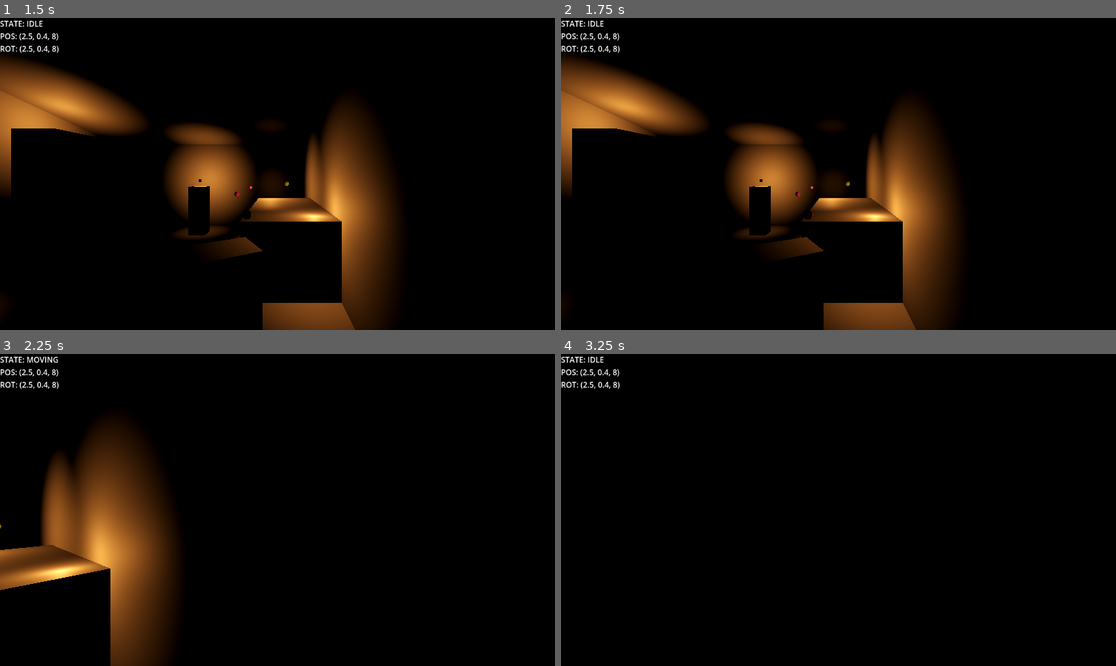
Above: before the commit, frames 1-4 (two rows, left to right).
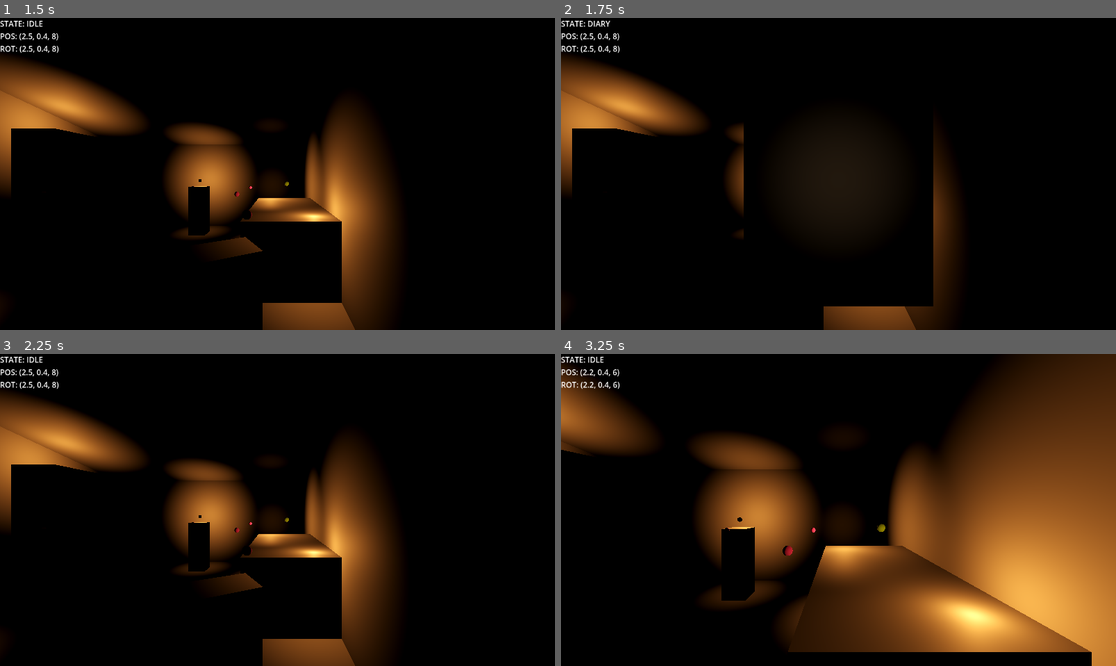
Above: after the commit, the same moments.

Repository: DeepRestGames/shadow-and-alchemy
Game: Godot game, scene res://Scenes/MainScene_Prototype01.tscn
Same seed, same stepped clock (60 frames per second), same inputs: the game is played once before the commit and once after it.
Inputs (mouse positions are in pixels of both pictures, inside the frame that each line leads up to):
- Up to frame 1 (1.5 s): tap Enter at 0.5 s; move the mouse to (399, 158) at 0.52 s; hold D (turn_right) 0.53-1.28 s; tap P (open_diary, bound only after the commit) at 0.6 s; tap Space at 1.25 s; move the mouse to (166, 189) at 1.27 s; hold S (move_backward) from 1.28 s (still down); click (166, 189) at 1.35 s
- Up to frame 2 (1.75 s): keep holding S (move_backward); tap P (open_diary, bound only after the commit) at 1.55 s
- Up to frame 3 (2.25 s): tap Enter at 2 s; move the mouse to (333, 441) at 2.02 s; release S (move_backward) at 2.03 s; hold D (turn_right) from 2.03 s (still down); tap P (open_diary, bound only after the commit) at 2.1 s
- Up to frame 4 (3.25 s): tap Space at 2.75 s; move the mouse to (810, 572) at 2.77 s; release D (turn_right) at 2.78 s; hold W (move_forward) from 2.78 s (still down); tap P (open_diary, bound only after the commit) at 2.85 s

Frame 1 is identical in both runs. In frame 2, 11% of the frame differs, in the area x 5-68%, y 0-93%; in frame 3, 31%; in frame 4, 51%, in the area x 0-100%, y 0-100%.

Commit message:
Diary base

Diff:
--- /dev/null
+++ b/Scenes/Diary.tscn
@@ -0,0 +1,27 @@
+[gd_scene load_steps=4 format=3 uid="uid://duhgac42d8866"]
+
+[ext_resource type="Texture2D" uid="uid://bjh1mmn78qru8" path="res://Assets/2D/Decals/text.jpg" id="1_eoisk"]
+
+[sub_resource type="StandardMaterial3D" id="StandardMaterial3D_c3jg0"]
+albedo_color = Color(0.305882, 0.231373, 0.141176, 1)
+
+[sub_resource type="BoxMesh" id="BoxMesh_wk70x"]
+material = SubResource("StandardMaterial3D_c3jg0")
+size = Vector3(0.75, 0.2, 1)
+
+[node name="Diary" type="Node3D"]
+transform = Transform3D(1, 0, 0, 0, -4.37114e-08, 1, 0, -1, -4.37114e-08, 0, 0, 0)
+
+[node name="Book" type="MeshInstance3D" parent="."]
+mesh = SubResource("BoxMesh_wk70x")
+
+[node name="Decal" type="Decal" parent="Book"]
+transform = Transform3D(1, 0, 0, 0, 1, 0, 0, 0, 1, 0, 0.0952561, 0)
+size = Vector3(2, 0.0283203, 2)
+texture_albedo = ExtResource("1_eoisk")
+
+[node name="DiaryLight" type="SpotLight3D" parent="."]
+transform = Transform3D(1, 0, 0, 0, -4.37114e-08, 1, 0, -1, -4.37114e-08, 0, 1.29675, -6.23982e-08)
+light_energy = 5.0
+spot_range = 1.25825
+spot_angle = 35.3719
--- a/Scenes/Player.tscn
+++ b/Scenes/Player.tscn
@@ -1,6 +1,7 @@
-[gd_scene load_steps=2 format=3 uid="uid://d1ngk84wlraoa"]
+[gd_scene load_steps=3 format=3 uid="uid://d1ngk84wlraoa"]
 
 [ext_resource type="Script" path="res://Scripts/Player.gd" id="1_h2fim"]
+[ext_resource type="PackedScene" uid="uid://duhgac42d8866" path="res://Scenes/Diary.tscn" id="2_svcux"]
 
 [node name="Player" type="Node3D"]
 script = ExtResource("1_h2fim")
@@ -11,3 +12,6 @@
 [node name="DEBUG_UI" type="Label" parent="."]
 offset_right = 40.0
 offset_bottom = 40.0
+
+[node name="Diary" parent="." instance=ExtResource("2_svcux")]
+transform = Transform3D(-1, -8.74228e-08, -3.82137e-15, 0, -4.37114e-08, 1, -8.74228e-08, 1, 4.37114e-08, 0, 0.376769, -0.901496)
--- a/Scripts/Player.gd
+++ b/Scripts/Player.gd
@@ -1,12 +1,12 @@
 extends Node3D
 
 @onready var camera_3d = $Camera3D
-var unfocus_pos
-var unfocused_rot
-
-var facing_direction = FacingDirection.WEST
-var player_state = PlayerState.IDLE
-
+var unfocus_pos: Vector3
+var unfocused_rot: Vector3
+
+var facing_direction: FacingDirection = FacingDirection.WEST
+var player_state: PlayerState = PlayerState.IDLE
+var previous_state: PlayerState
 
 const TIME_BETWEEN_MOVEMENTS: float = 0.35
 const TIME_BETWEEN_ROTATIONS: float = 0.35
@@ -22,22 +22,39 @@
 }
 # State of the player
 enum PlayerState {
-	IDLE,		# 0
+	IDLE,		# 0		CAN OPEN DIARY
 	MOVING,		# 1
 	FOCUSING,	# 2
-	INVENTORY	# 3
+	INVENTORY,	# 3		CAN OPEN DIARY
+	DIARY		# 4
 }
+@onready var diary = $Diary
 
 @onready var debug_ui = $DEBUG_UI
 
+func _ready():
+	diary.hide()
 
 func _process(_delta):
 	_process_movement_inputs()
 	_process_focus_inputs()
+	_process_pause_inputs()
+
 	# TODO: DEBUG/REMOVE
 	debug_ui.text = "STATE: " + str(PlayerState.keys()[player_state])
 	debug_ui.text += "\nPOS: " + str(camera_3d.global_position)
 	debug_ui.text += "\nROT: " + str(camera_3d.global_position)
+
+func _process_pause_inputs():
+	if Input.is_action_just_pressed("open_diary"):
+		if player_state == PlayerState.DIARY:
+			player_state = previous_state
+			diary.hide()
+
+		elif player_state == PlayerState.IDLE or player_state == PlayerState.FOCUSING:
+			previous_state = player_state
+			player_state = PlayerState.DIARY
+			diary.show()
 
 
 func _process_focus_inputs():
--- a/project.godot
+++ b/project.godot
@@ -47,6 +47,11 @@
 "events": [Object(InputEventMouseButton,"resource_local_to_scene":false,"resource_name":"","device":-1,"window_id":0,"a …(262 unchanged characters)…
 ]
 }
+open_diary={
+"deadzone": 0.5,
+"events": [Object(InputEventKey,"resource_local_to_scene":false,"resource_name":"","device":-1,"window_id":0,"alt_pressed":false,"shift_pressed":false,"ctrl_pressed":false,"meta_pressed":false,"pressed":false,"keycode":0,"physical_keycode":80,"key_label":0,"unicode":112,"echo":false,"script":null)
+]
+}
 
 [rendering]
 
Binary file added: Assets/2D/Decals/text.jpg
Not shown, added: Assets/2D/Decals/text.jpg.import
